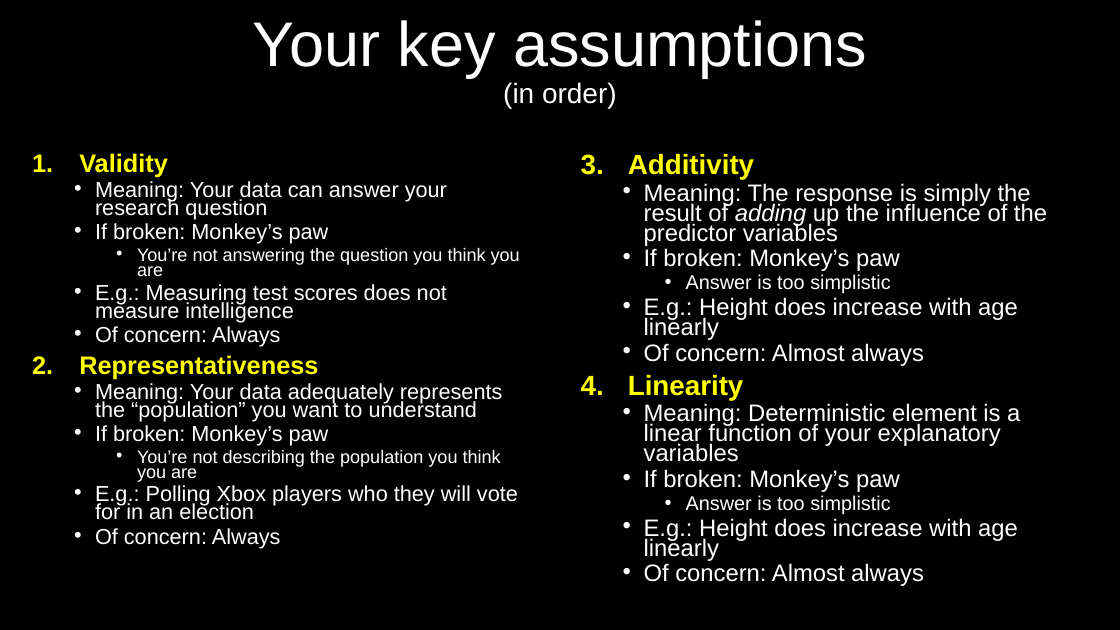
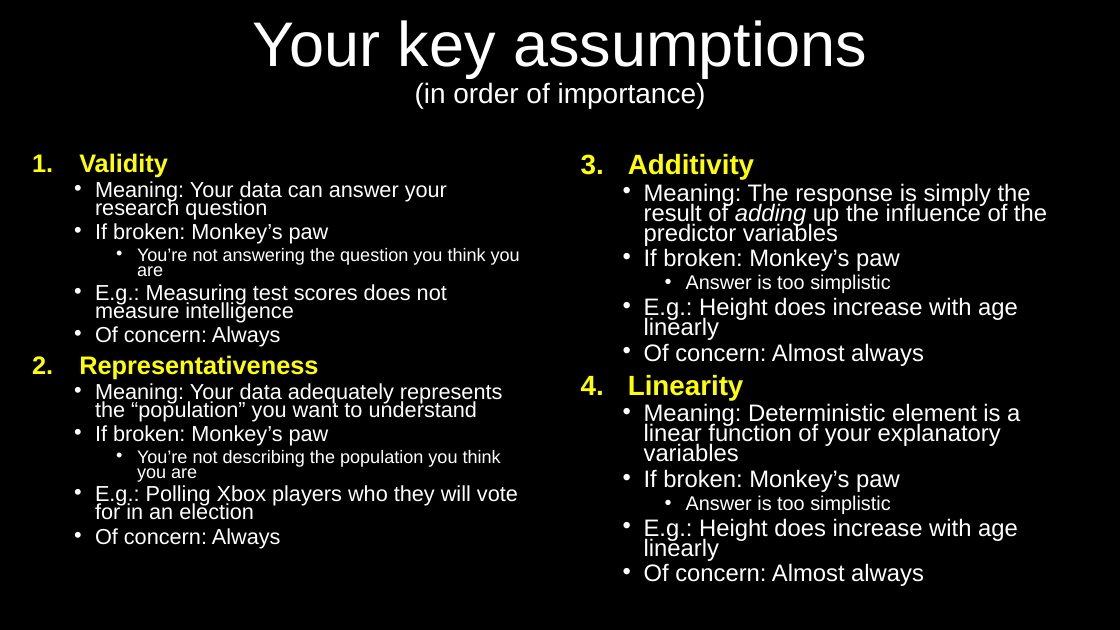
Before and after one commit to DeonRoos/stats-for-biologists, a slide deck: slide 24 of Lectures/Lecture 01.2 Introduction to linear models.pptx. Drawn at 1120x630 pixels with LibreOffice and Linux fonts; fonts in the diff are those of the drawing. Boxes give left, top, right and bottom in pixels: in the first picture for what was removed or moved away, otherwise in the second. Text is boxed around its words. In the diff, an @@ line names an element or a change of style, - is before the commit and + after.

```diff
--- a/Lectures/Lecture 01.2 Introduction to linear models.pptx
+++ b/Lectures/Lecture 01.2 Introduction to linear models.pptx
@@ title at (253, 20, 867, 109): text changed; size 54 to 24 pt @@
-Your key assumptions
-(in order)
+Your key assumptions
+(in order of importance)
```
Also in this commit, not shown: 1 other slide changed, 5 other files.
